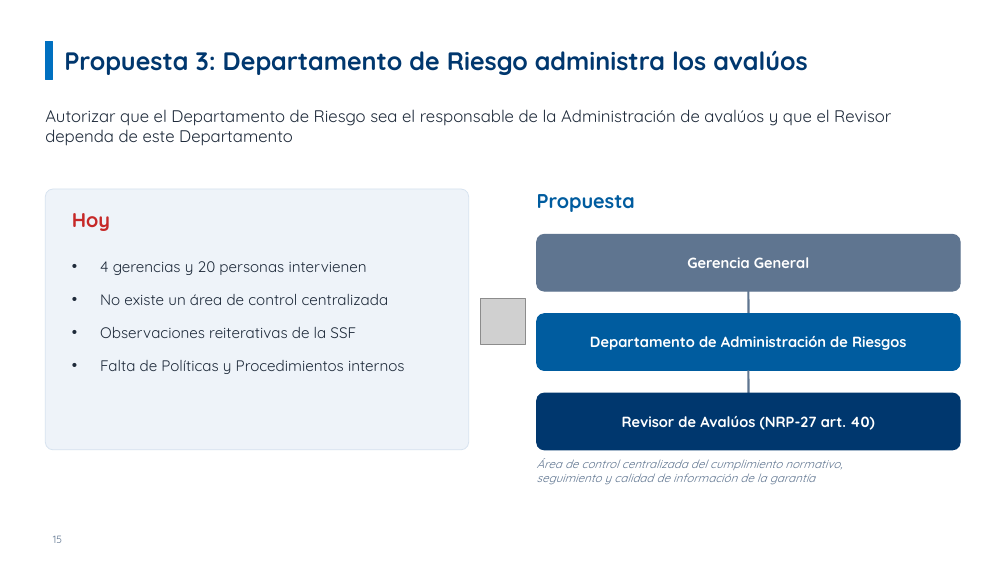
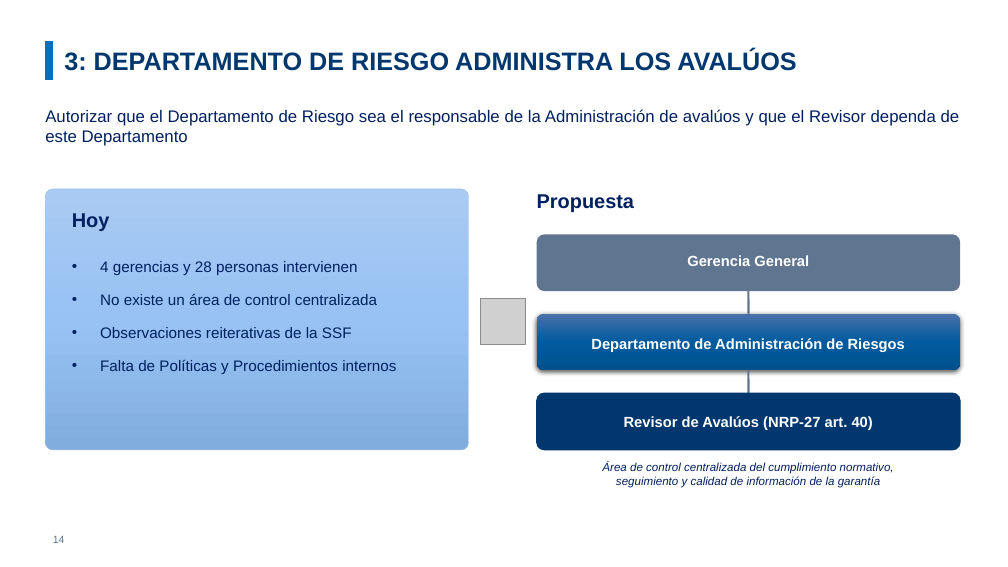
Before and after one commit to menjivar201280/riesgo, a slide deck: slide 14 of administracion-avaluos/Proyecto_Administracion_de_Avaluos.pptx (slide 15 before the commit). Drawn at 1008x567 pixels with LibreOffice and Linux fonts; fonts in the diff are those of the drawing; grey boxes stand for pictures; background and template pictures are left out. Boxes give left, top, right and bottom in pixels: in the first picture for what was removed or moved away, otherwise in the second. Text is boxed around its words. In the diff, an @@ line names an element or a change of style, - is before the commit and + after.

```diff
--- a/administracion-avaluos/Proyecto_Administracion_de_Avaluos.pptx
+++ b/administracion-avaluos/Proyecto_Administracion_de_Avaluos.pptx
@@ title at box(64, 50, 796, 71): text changed; font Quicksand to Arial @@
-Propuesta 3: Departamento de Riesgo administra los avalúos
+3: DEPARTAMENTO DE RIESGO ADMINISTRA LOS AVALÚOS
@@ text "Autorizar que el Departamento de ..." at box(45, 109, 960, 146): font Quicksand to Arial, text colour #1E2A3A to #002060; alignment left to justified @@
@@ rounded rectangle at box(45, 189, 469, 450): fill #EEF3F9 to gradient #A9CBF3 to #98C3F4 to #81ADDF; outline #D6E2EF 0.75 pt to #9CC3F0 0.5 pt @@
@@ text "Hoy" at box(72, 213, 110, 231): font Quicksand to Arial, text colour #C62828 to #002060 @@
@@ text "Propuesta" at box(537, 194, 634, 212): font Quicksand to Arial, text colour #005C9F to #002060 @@
@@ rounded rectangle at box(537, 234, 960, 291): outline #5F7590 1 pt to none @@
@@ text at box(100, 261, 358, 275): text changed; font Quicksand to Arial; text colour #1E2A3A to #002060 @@
-• 4 gerencias y 20 personas intervienen
+• 4 gerencias y 28 personas intervienen
@@ font Quicksand to Arial in 3 elements at box(591, 338, 905, 352), box(624, 416, 873, 430), box(687, 255, 809, 266) @@
@@ text at box(100, 294, 396, 374): font Quicksand to Arial, text colour #1E2A3A to #002060 in "No existe un área de control centralizada", "Observaciones reiterativas de la SSF", "Falta de Políticas y Procedimientos internos" @@
@@ rounded rectangle at box(537, 314, 960, 371): fill #005C9F to gradient #4B71AA to #005C9F to #00528D; outline #005C9F 1 pt to none; shadow on @@
@@ text "Área de control centralizada del ...": place and size @@
-text "Área de control centralizada del ..." at box(537, 458, 842, 485)
+text "Área de control centralizada del ..." at box(602, 462, 894, 488)
@@ text "Área de control centralizada del ..." at box(602, 462, 894, 488): font Quicksand to Arial, text colour #5F7590 to #002060; alignment left to centre @@
@@ page number at box(53, 536, 65, 543): text changed; font Quicksand to Arial @@
-15
+14
```
Also in this commit, not shown: 15 other slides changed, 2 slides removed.
